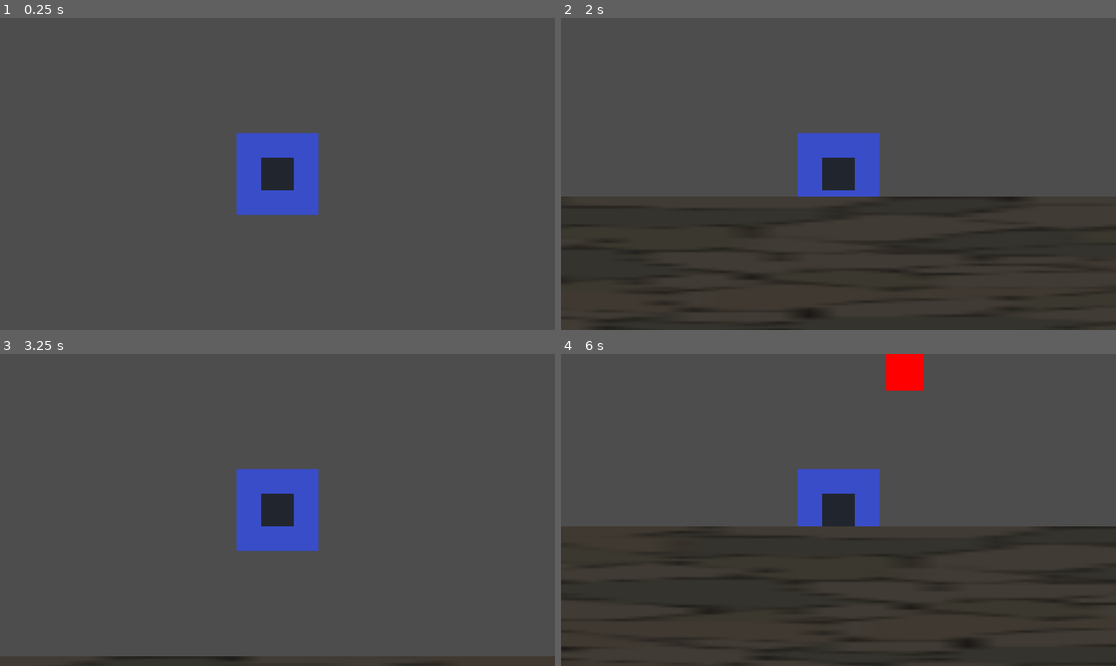
Above: before the commit, frames 1-4 (two rows, left to right).
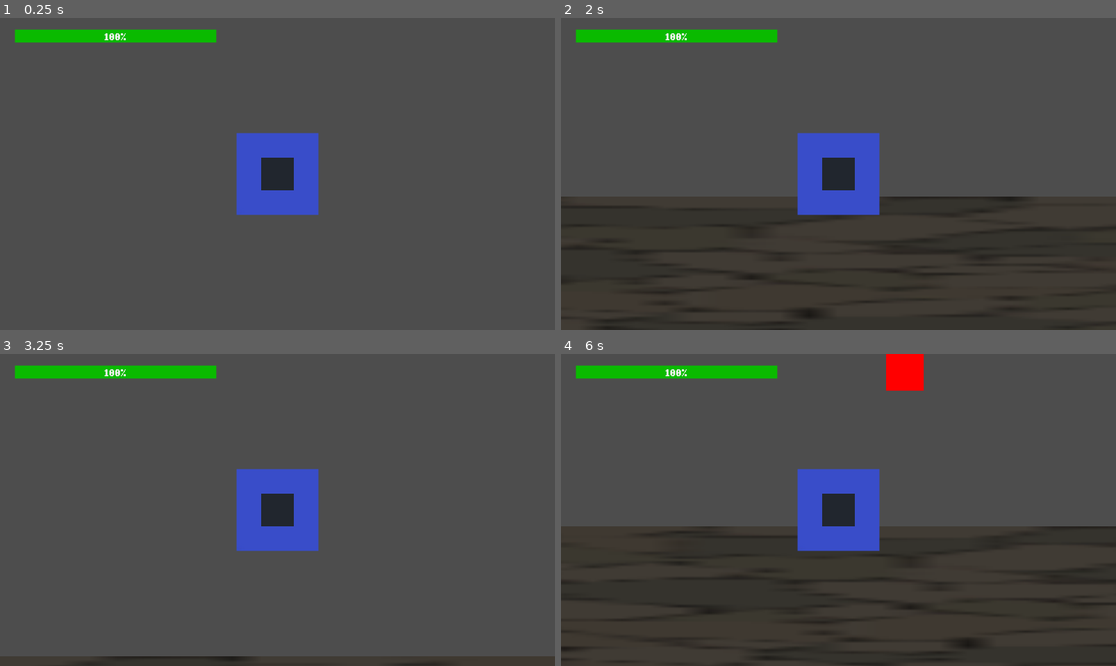
Above: after the commit, the same moments.

Repository: XavierJp/En-attendant-godot
Game: Godot game, scene res://scenes/level/level.tscn
Two runs of this game, one before a commit and one after it. Both use one fixed random seed, a clock stepped at 60 frames per second and the inputs below.
Inputs:
- Up to frame 1 (0.25 s): no input
- Up to frame 2 (2 s): tap Enter at 0.5 s; hold Right (ui_right) 0.53-1.28 s; tap Space at 1.25 s; hold Down (ui_down) from 1.28 s (still down)
- Up to frame 3 (3.25 s): release Down (ui_down) at 2.03 s; hold Right (ui_right) 2.03-2.78 s; hold Up (ui_up) from 2.78 s (still down)
- Up to frame 4 (6 s): release Up (ui_up) at 3.53 s; hold Left (ui_left) 3.53-5.03 s; tap Enter at 5 s; hold Down (ui_down) 5.03-5.78 s; hold Right (ui_right) from 5.78 s (still down)

The runs differ from the first frame. In frame 1, 1.6% of the frame differs, in the area x 2-40%, y 3-9%; in frame 2, 2.5%; in frame 3, 1.6%; in frame 4, 2.8%, in the area x 2-58%, y 3-64%.

Commit message:
feat: add health bar

Diff:
--- a/scenes/level/level.gd
+++ b/scenes/level/level.gd
@@ -4,8 +4,6 @@
 func _process(delta):
 	var level = abs(%Player.global_position.x) / 5000 + 1
 	%Timer.wait_time = 3 / level
-
-
 
 func spawn_mob():
 	var new_mob = preload("res://scenes/enemies/enemy.tscn").instantiate()
--- a/scenes/level/level.tscn
+++ b/scenes/level/level.tscn
@@ -1,16 +1,15 @@
-[gd_scene load_steps=4 format=3 uid="uid://mnvr41aud5tn"]
+[gd_scene load_steps=6 format=3 uid="uid://mnvr41aud5tn"]
 
 [ext_resource type="Script" path="res://scenes/level/level.gd" id="1_rhcvp"]
 [ext_resource type="PackedScene" uid="uid://bjq1a3fx722x3" path="res://scenes/player/player.tscn" id="1_we2oi"]
 [ext_resource type="PackedScene" uid="uid://cqqc735155vem" path="res://scenes/level/wall.tscn" id="2_xgegu"]
+[ext_resource type="FontFile" uid="uid://bnixuen4whja8" path="res://assets/font/pixelmix/pixelmix_bold.ttf" id="4_oj83u"]
+
+[sub_resource type="StyleBoxFlat" id="StyleBoxFlat_c44ca"]
+bg_color = Color(0.0392157, 0.729412, 0, 1)
 
 [node name="Level" type="Node2D"]
 script = ExtResource("1_rhcvp")
-
-[node name="Player" parent="." instance=ExtResource("1_we2oi")]
-unique_name_in_owner = true
-
-[node name="Camera2D" type="Camera2D" parent="Player"]
 
 [node name="Wall" parent="." instance=ExtResource("2_xgegu")]
 position = Vector2(0, 1000)
@@ -18,6 +17,21 @@
 [node name="Wall2" parent="." instance=ExtResource("2_xgegu")]
 position = Vector2(0, -1000)
 
+[node name="Player" parent="." instance=ExtResource("1_we2oi")]
+unique_name_in_owner = true
+
+[node name="Camera2D" type="Camera2D" parent="Player"]
+
+[node name="ProgressBar2" type="ProgressBar" parent="Player"]
+unique_name_in_owner = true
+offset_left = -545.0
+offset_top = -300.0
+offset_right = -127.0
+offset_bottom = -273.0
+theme_override_fonts/font = ExtResource("4_oj83u")
+theme_override_styles/fill = SubResource("StyleBoxFlat_c44ca")
+value = 100.0
+
 [node name="Timer" type="Timer" parent="."]
 unique_name_in_owner = true
 wait_time = 3.0
--- a/scenes/player/player.gd
+++ b/scenes/player/player.gd
@@ -13,7 +13,7 @@
 	if overlapping_enemies.size() > 0:
 		health -= overlapping_enemies.size()
 		print(health)
-		#%ProgressBar.value = health
+		get_node("ProgressBar2").value = health
 		if health <= 0.0:
 			queue_free()
 			print("game OVER !!!!")
Not shown, added: assets/font/pixelmix/license.txt
Binary file added: assets/font/pixelmix/pixelmix.ttf
Not shown, added: assets/font/pixelmix/pixelmix.ttf.import
Binary file added: assets/font/pixelmix/pixelmix_bold.ttf
Not shown, added: assets/font/pixelmix/pixelmix_bold.ttf.import
Not shown, added: assets/font/pixelmix/readme.txt
Not shown, changed: .gitignore
